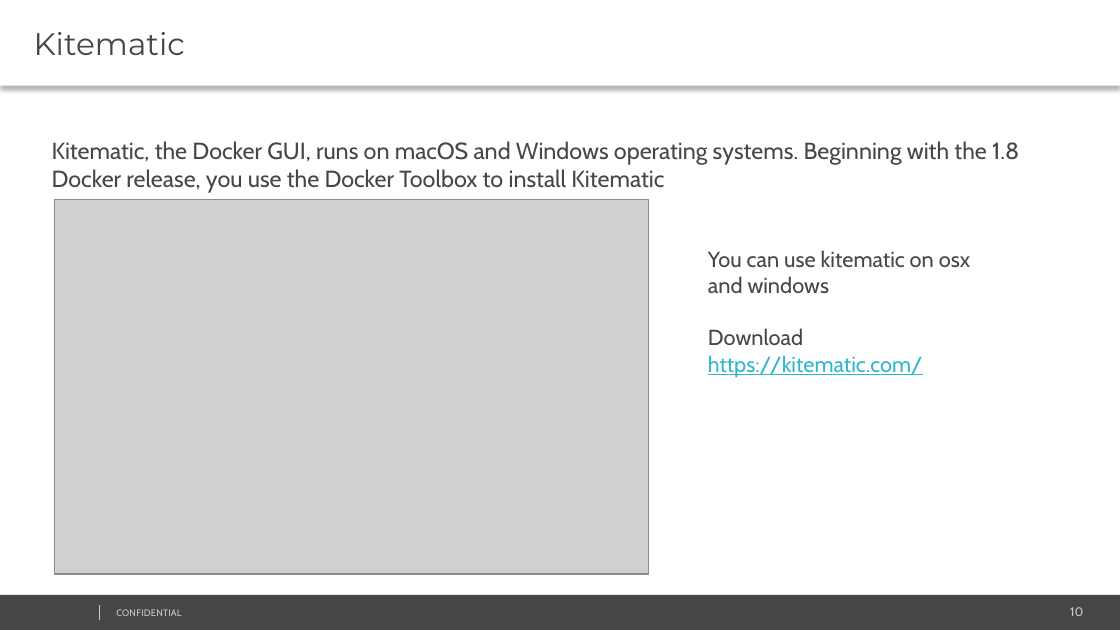
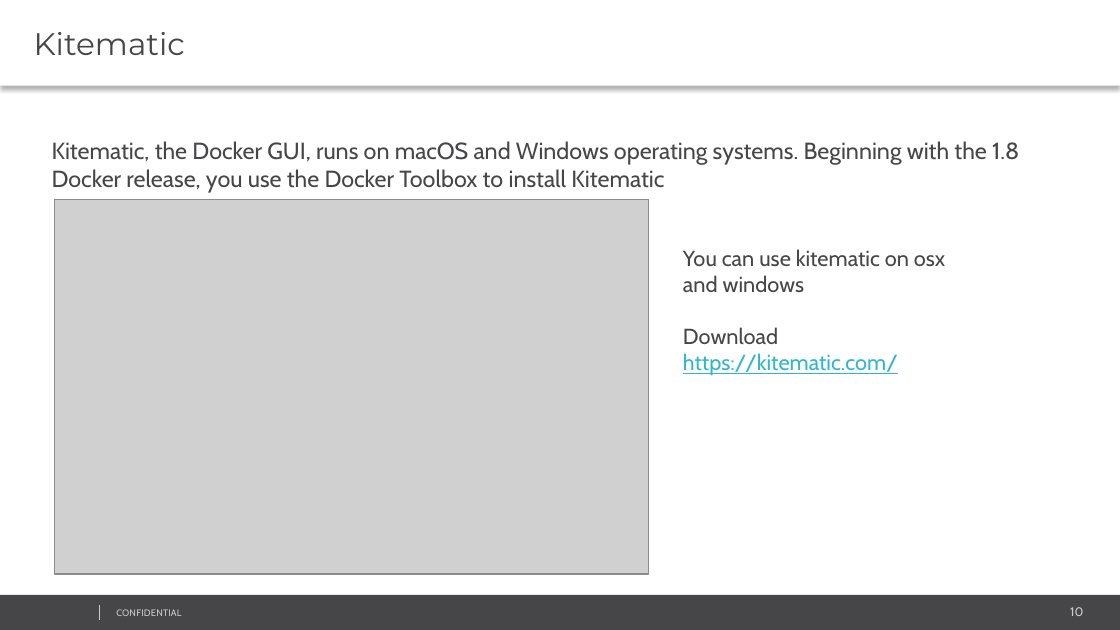
Before and after one commit to AlejandroDelRioAlbrechet/docker-epam, a slide deck: slide 10 of Docker for Frontend Devs.pptx. Drawn at 1120x630 pixels with LibreOffice and Linux fonts; fonts in the diff are those of the drawing; grey boxes stand for pictures; background and template pictures are left out. Boxes give left, top, right and bottom in pixels: in the first picture for what was removed or moved away, otherwise in the second. Text is boxed around its words. In the diff, an @@ line names an element or a change of style, - is before the commit and + after.

```diff
--- a/Docker for Frontend Devs.pptx
+++ b/Docker for Frontend Devs.pptx
@@ text "You can use kitematic on ..." moved from (x1=708, y1=250, x2=970, y2=377) to (x1=683, y1=249, x2=945, y2=376) @@
```
Also in this commit, not shown: 2 other slides changed, 47 other files.
